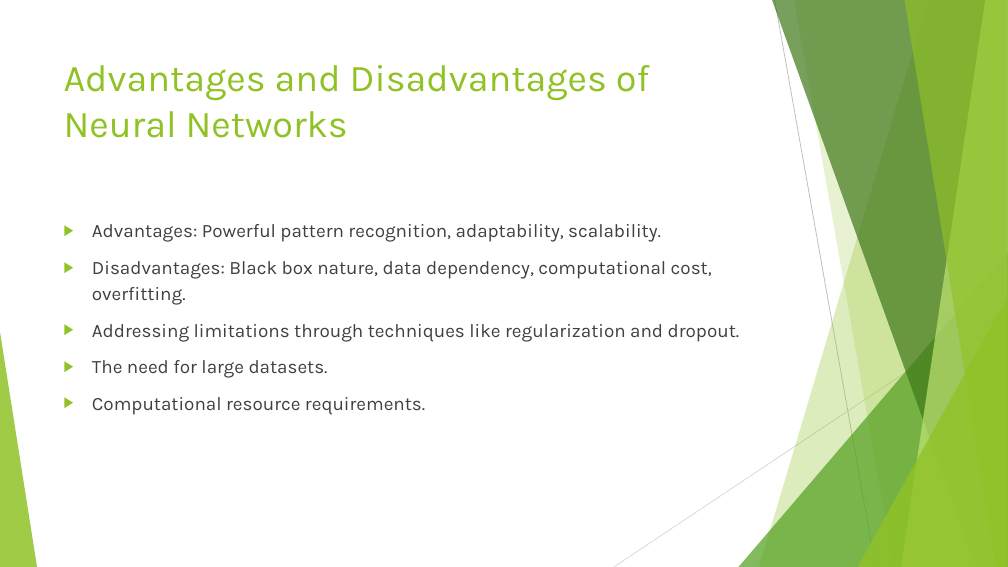
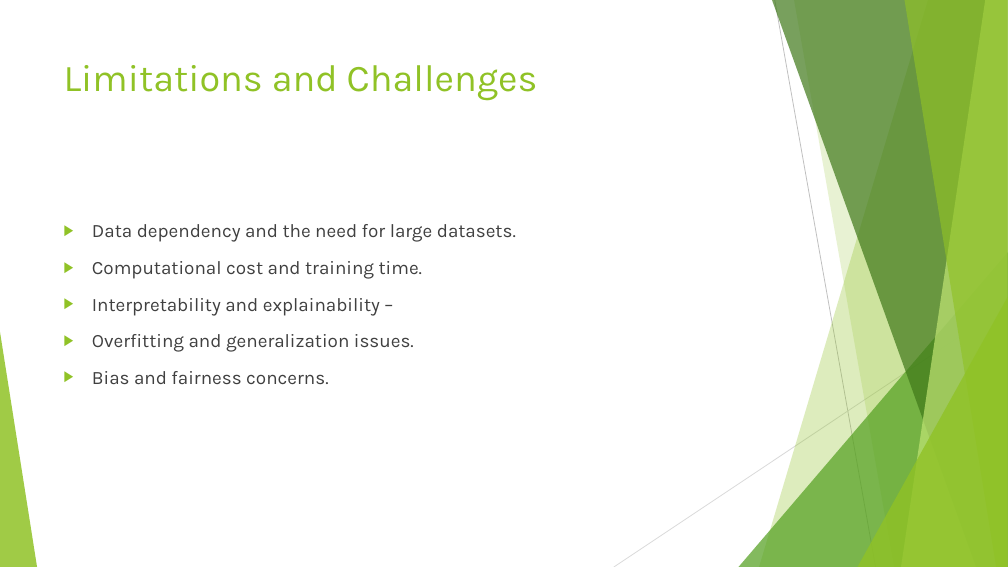
Before and after one commit to shubhamb025/Pdf_to_presentation_GenAI, a slide deck: slide 11 of output/topic_neural_network.pptx (slide 14 before the commit). Drawn at 1008x567 pixels with LibreOffice and Linux fonts; fonts in the diff are those of the drawing. Boxes give left, top, right and bottom in pixels: in the first picture for what was removed or moved away, otherwise in the second. Text is boxed around its words. In the diff, an @@ line names an element or a change of style, - is before the commit and + after.

```diff
--- a/output/topic_neural_network.pptx
+++ b/output/topic_neural_network.pptx
@@ title at <box>64,65,538,101</box>: text changed @@
-Advantages and Disadvantages of Neural Networks
+Limitations and Challenges
@@ text at <box>92,224,516,384</box>: text changed @@
-▶ Advantages: Powerful pattern recognition, adaptability, scalability.
-▶ Disadvantages: Black box nature, data dependency, computational cost, overfitting.
-▶ Addressing limitations through techniques like regularization and dropout.
-▶ The need for large datasets.
-▶ Computational resource requirements.
+▶ Data dependency and the need for large datasets.
+▶ Computational cost and training time.
+▶ Interpretability and explainability –
+▶ Overfitting and generalization issues.
+▶ Bias and fairness concerns.
```
Also in this commit, not shown: 8 other slides changed, 3 slides added, 7 slides removed, 11 other files.
